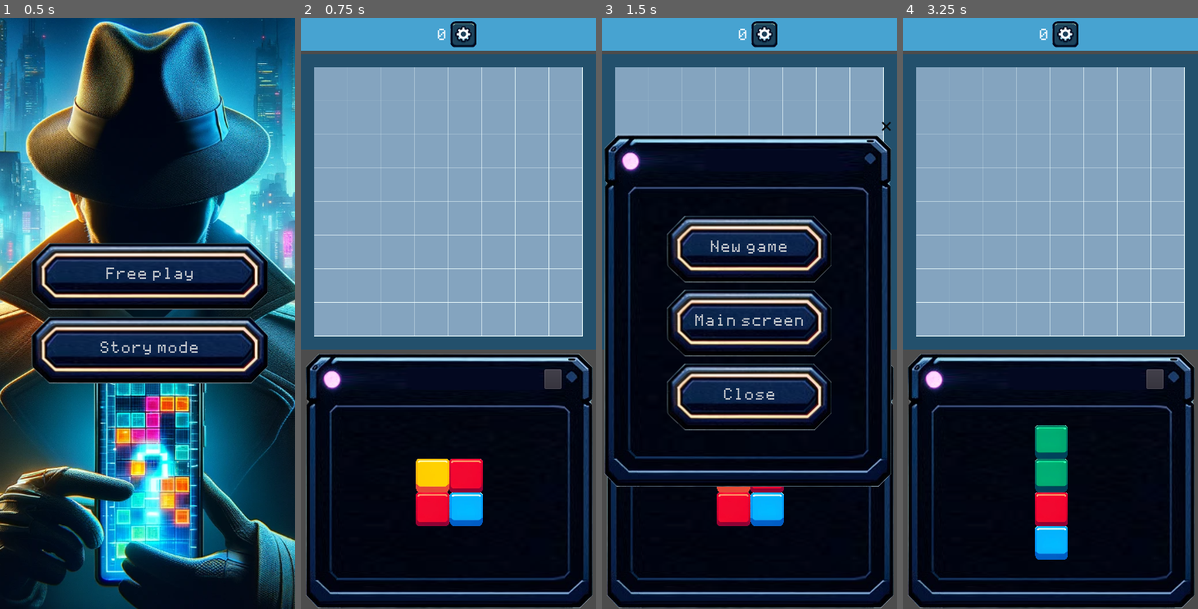
Above: before the commit, frames 1-4 (left to right).
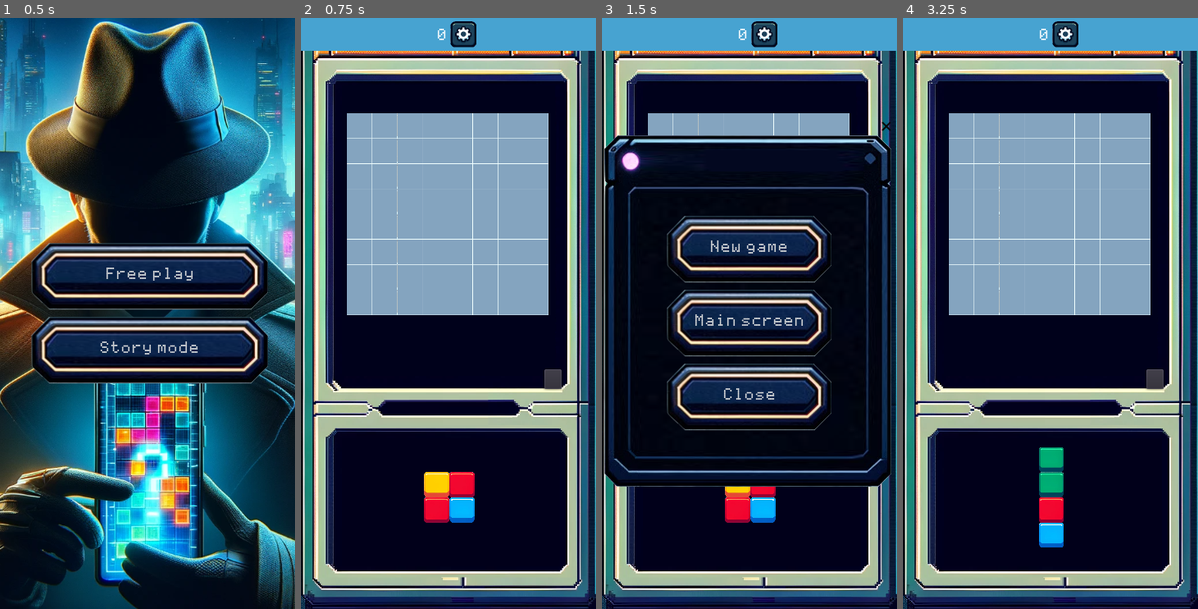
Above: after the commit, the same moments.

Repository: alexkorep-games/transmatrix
Game: Godot game, scene res://scenes/start_screen/start_screen.tscn
The game is run twice, just before and just after one commit, with the same random seed, the same clock (stepped at 60 frames per second) and the same inputs.
Inputs (mouse positions are in pixels of both pictures, inside the frame that each line leads up to):
- Up to frame 1 (0.5 s): no input
- Up to frame 2 (0.75 s): click "Free play" at 0.5 s
- Up to frame 3 (1.5 s): click (764, 35) at 1.25 s
- Up to frame 4 (3.25 s): click "New game" at 2 s; click "OK" at 2.75 s

Frame 1 is identical in both runs. In frame 2, 50% of the frame differs, in the area x 0-100%, y 5-100%; in frame 3, 23%; in frame 4, 50%.

Commit message:
Add communicator background for the play field

Diff:
--- a/src/scenes/current_shape/current_shape.tscn
+++ b/src/scenes/current_shape/current_shape.tscn
@@ -9,7 +9,7 @@
 [node name="TileMap" type="TileMap" parent="."]
 unique_name_in_owner = true
 position = Vector2( -80, -20 )
-scale = Vector2( 0.32, 0.32 )
+scale = Vector2( 0.24, 0.24 )
 tile_set = ExtResource( 1 )
 cell_size = Vector2( 128, 128 )
 format = 1
--- a/src/scenes/main/main.tscn
+++ b/src/scenes/main/main.tscn
@@ -8,6 +8,7 @@
 [ext_resource path="res://scenes/hud/hud.tscn" type="PackedScene" id=6]
 [ext_resource path="res://scenes/settings_dialog/settings_dialog.tscn" type="PackedScene" id=7]
 [ext_resource path="res://resources/main_theme.tres" type="Theme" id=8]
+[ext_resource path="res://assets/ui/communicator.png" type="Texture" id=9]
 
 [sub_resource type="TileSet" id=1]
 0/name = "grid01.png 0"
@@ -116,6 +117,12 @@
 anchor_bottom = 1.0
 script = ExtResource( 4 )
 
+[node name="TextureRect" type="TextureRect" parent="."]
+anchor_right = 1.0
+anchor_bottom = 1.0
+texture = ExtResource( 9 )
+expand = true
+
 [node name="VBoxContainer" type="VBoxContainer" parent="."]
 anchor_right = 1.0
 anchor_bottom = 1.0
@@ -133,15 +140,16 @@
 size_flags_vertical = 3
 
 [node name="ColorRect" type="ColorRect" parent="VBoxContainer/Field"]
+visible = false
 anchor_right = 1.0
 anchor_bottom = 1.0
 color = Color( 0.137255, 0.313726, 0.423529, 1 )
 
 [node name="TileMaps" type="Node2D" parent="VBoxContainer/Field"]
-position = Vector2( 16, 16 )
+position = Vector2( 56, 72 )
+scale = Vector2( 0.24, 0.24 )
 
 [node name="BackgroundTileMap" type="TileMap" parent="VBoxContainer/Field/TileMaps"]
-scale = Vector2( 0.32, 0.32 )
 tile_set = SubResource( 1 )
 cell_size = Vector2( 128, 128 )
 format = 1
@@ -150,7 +158,6 @@
 
 [node name="FieldTileMap" type="TileMap" parent="VBoxContainer/Field/TileMaps"]
 unique_name_in_owner = true
-scale = Vector2( 0.32, 0.32 )
 tile_set = SubResource( 1 )
 cell_size = Vector2( 128, 128 )
 format = 1
@@ -159,7 +166,6 @@
 [node name="ClearingShapesFieldTileMap" type="TileMap" parent="VBoxContainer/Field/TileMaps"]
 unique_name_in_owner = true
 visible = false
-scale = Vector2( 0.32, 0.32 )
 tile_set = SubResource( 1 )
 cell_size = Vector2( 128, 128 )
 format = 1
@@ -174,7 +180,6 @@
 [node name="PreviewTileMap" type="TileMap" parent="VBoxContainer/Field/TileMaps"]
 unique_name_in_owner = true
 modulate = Color( 1, 1, 1, 0.498039 )
-scale = Vector2( 0.32, 0.32 )
 tile_set = SubResource( 1 )
 cell_size = Vector2( 128, 128 )
 format = 1
@@ -187,13 +192,14 @@
 size_flags_vertical = 3
 
 [node name="Panel" type="Panel" parent="VBoxContainer/ShapesSource"]
+visible = false
 anchor_right = 1.0
 anchor_bottom = 1.0
 theme = ExtResource( 8 )
 
 [node name="CurrentShape" parent="VBoxContainer/ShapesSource" instance=ExtResource( 2 )]
 unique_name_in_owner = true
-position = Vector2( 181, 170 )
+position = Vector2( 181, 176 )
 
 [node name="CheatButton" type="Button" parent="VBoxContainer/ShapesSource"]
 margin_left = 297.0
Binary file added: src/assets/ui/communicator.png
Not shown, added: src/assets/ui/communicator.png.import
Not shown: 1 places in src/scenes/main/main.tscn that only renumber resources
